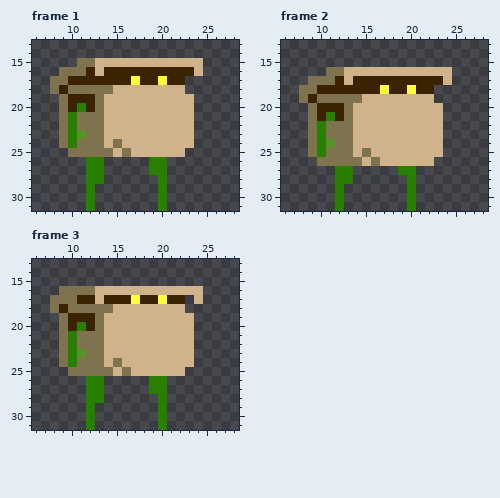
Pixel-art file: Godot/Petrichor/Enemies/Filing Box/Filing Box Idle.aseprite. Above, as it was before the edit.
32x32 pixels, 3 frames. Shown: frame 1: x 6..28, y 13..31; frame 2: x 6..28, y 13..31; frame 3: x 6..28, y 13..31.
After the commit:
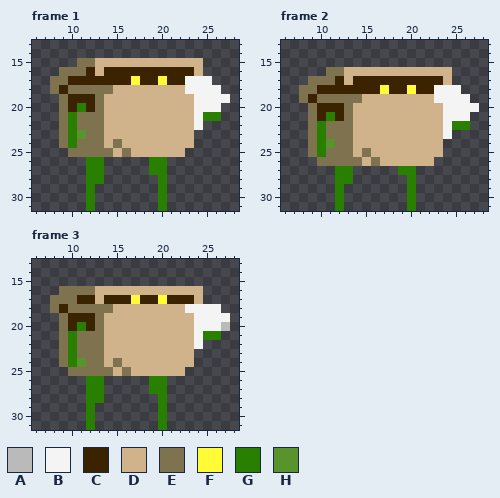
Palette (. is transparent): A #bababa  B #f4f4f4  C #3b2300  D #d1b38b  E #7f734f  F #fffb37  G #297f00  H #59932b
From old to new:
Frame 1:
y 17: x 23..25 ... -> BBB
y 18: x 23..26 .... -> BBBB
y 19: x 24..27 .... -> BBBB
y 20: x 24..26 ... -> BBB
y 21: x 24..26 ... -> BGG
y 22: x 24 . -> B
Frame 2:
y 18: x 23..25 ... -> BBB
y 19: x 23..26 .... -> BBBB
y 20: x 24..27 .... -> BBBB
y 21: x 24..26 ... -> BBB
y 22: x 24..26 ... -> BGG
y 23: x 24 . -> B
Frame 3:
y 17: x 23 . -> C
y 18: x 23..26 .... -> BBBB
y 19: x 24..27 .... -> BBBB
y 20: x 24..27 .... -> BBBA
y 21: x 24..26 ... -> BGG
y 22: x 24 . -> B
y 23: x 11 H -> E
y 24: x 11 E -> H
Where, in picture pixels (left, top, right, bottom), the same in both pictures:
added: (185, 76, 230, 130)
added: (434, 85, 479, 139)
added: (185, 295, 230, 349)
changed: (77, 349, 86, 367)
